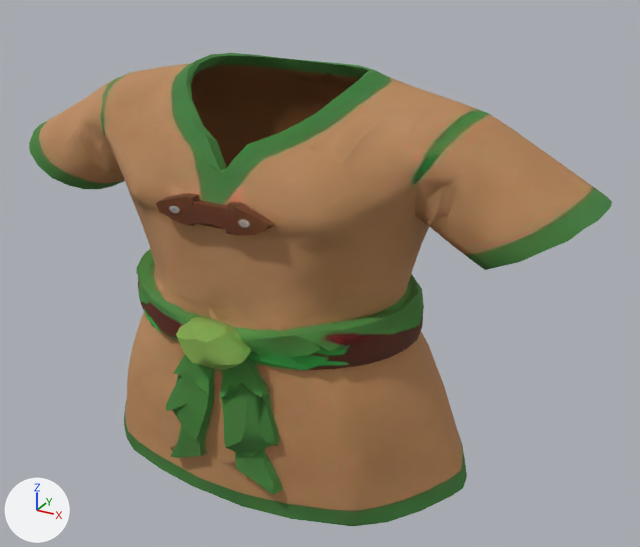
The glTF model assets/models/character/outfits/Male_Druid1_Body.gltf as it was, and as the next commit left it.
Before and after are seen from a camera (50 mm lens) standing at (0.598, -0.952, 1.791) and looking at (0.049, 0.047, 1.291). Lighting does not change. The marker at lower left points along +X, +Y and +Z. The older version comes first. Vertices at exactly the same position are counted once.

Names of what the first picture shows: 'ArmorBody'.
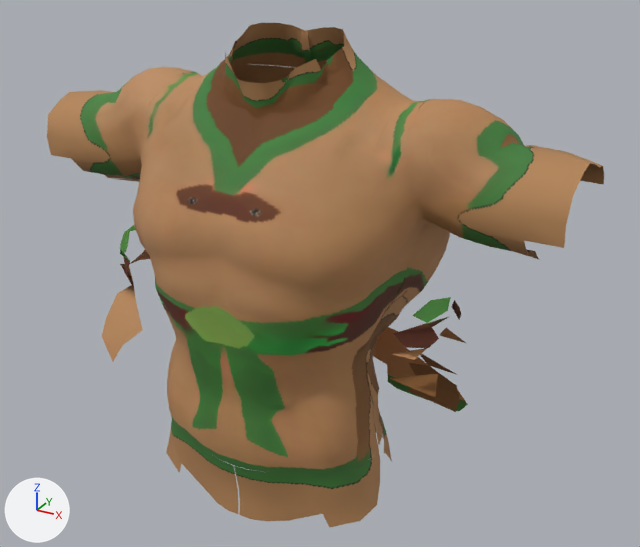
Location of each change, (x1, y1, x2, y2) in pixels of the pictures (640 x 547 px):
'ArmorBody', recoloured, reshaped (7% taller): before (29, 53, 612, 526); after (47, 23, 604, 528)
part 1 of me_mesh_0, rebuilt (46% narrower, 13% shorter): before (29, 53, 612, 526); after (133, 64, 450, 474)
part 2 of me_mesh_0, deleted: before (93, 104, 457, 404)
part 3 of me_mesh_0, cut back: before (294, 59, 376, 73); after (47, 23, 604, 528)

The change, as a list of edits to the scene's bpy script:
```text
Add img_male_druid1_body_shell:
    img_male_druid1_body_shell = load_image('Male_Druid1_Body_shell', 'Male_Druid1_Body_shell.png', 1024, 1024, 'sRGB')
Change mat_material_0:
    add n7 = _N.new('ShaderNodeMix'); n7.name = 'Mix'
    add n7.data_type = 'RGBA'
    add n7.blend_type = 'MULTIPLY'
    add n7.inputs[0].default_value = 1.0  # 'Factor'
    add n8 = _N.new('ShaderNodeVertexColor'); n8.name = 'Color Attribute'
    where n2 = _N.new('ShaderNodeTexImage'); n2.name = 'Image Texture'
    where n0 = _N.new('ShaderNodeBsdfPrincipled'); n0.name = 'Principled BSDF'
    remove _L.new(n2.outputs[0], n0.inputs[0])  # 'Color' to 'Base Color'
    add _L.new(n7.outputs[2], n0.inputs[0])  # 'Result' to 'Base Color'
    add _L.new(n8.outputs[0], n7.inputs[7])  # 'Color' to 'B'
    add _L.new(n2.outputs[0], n7.inputs[6])  # 'Color' to 'A'
Add mat_male_druid1_body_shell:
    mat_male_druid1_body_shell = bpy.data.materials.new('Male_Druid1_Body_shell')
    # uses the picture img_male_druid1_body_shell
Change me_mesh_0:
    used by ob_armorbody; location = (0.0, 0.0, 0.0)
    remove me_mesh_0.from_pydata(...)  # 2631 vertices, 3499 faces; spans x -0.427..0.427, y -0.176..0.214, z 1.012..1.579
    add me_mesh_0.from_pydata(...)  # 1623 vertices, 2640 faces; spans x -0.399..0.399, y -0.137..0.177, z 0.956..1.621
    me_mesh_0 part 1: the loose piece of 2506 vertices spanning x -0.427..0.427, y -0.176..0.214, z 1.012..1.579 is rebuilt with 769 vertices and now spans x -0.22..0.22, y -0.137..0.175, z 1.051..1.559, in mat_male_druid1_body_shell
    me_mesh_0 part 2: 26 loose pieces with 116 vertices, spanning x -0.269..0.273, y -0.15..0.153, z 1.143..1.526, are deleted
    me_mesh_0 part 3: 9 vertices removed from x -0.027..0.121, y 0.04..0.098, z 1.574..1.578; 854 vertices added at x -0.399..0.399, y -0.113..0.177, z 0.956..1.621
    add me_mesh_0.materials.append(mat_male_druid1_body_shell)
```
